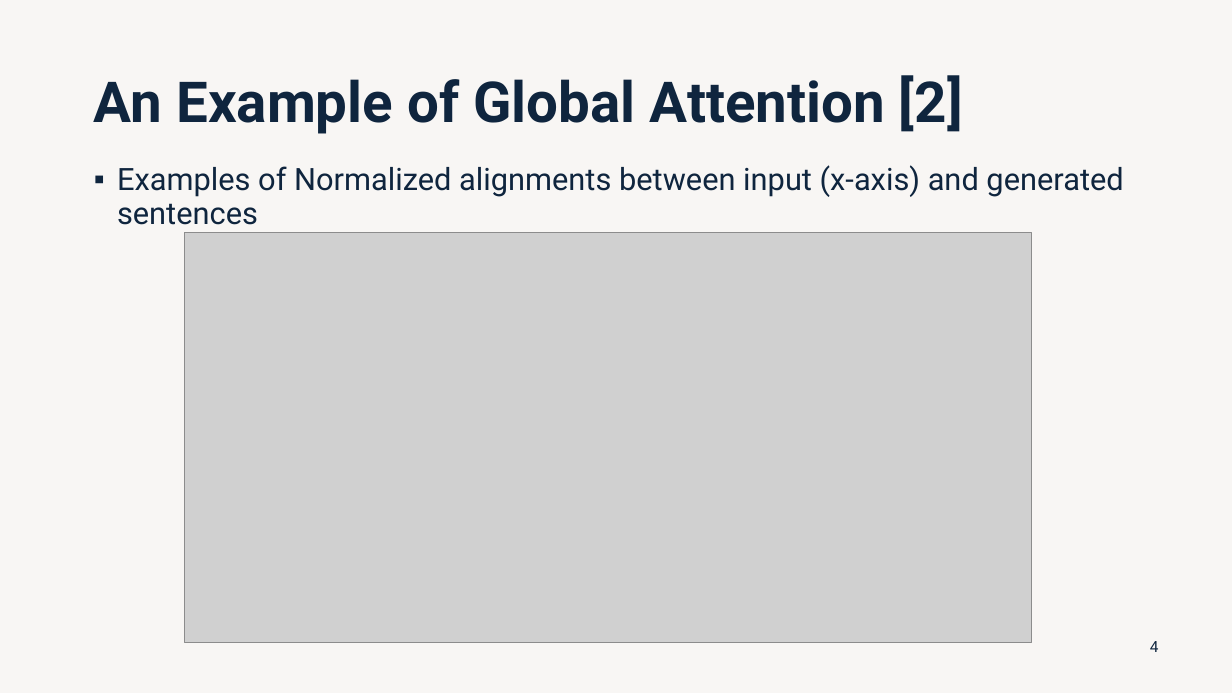
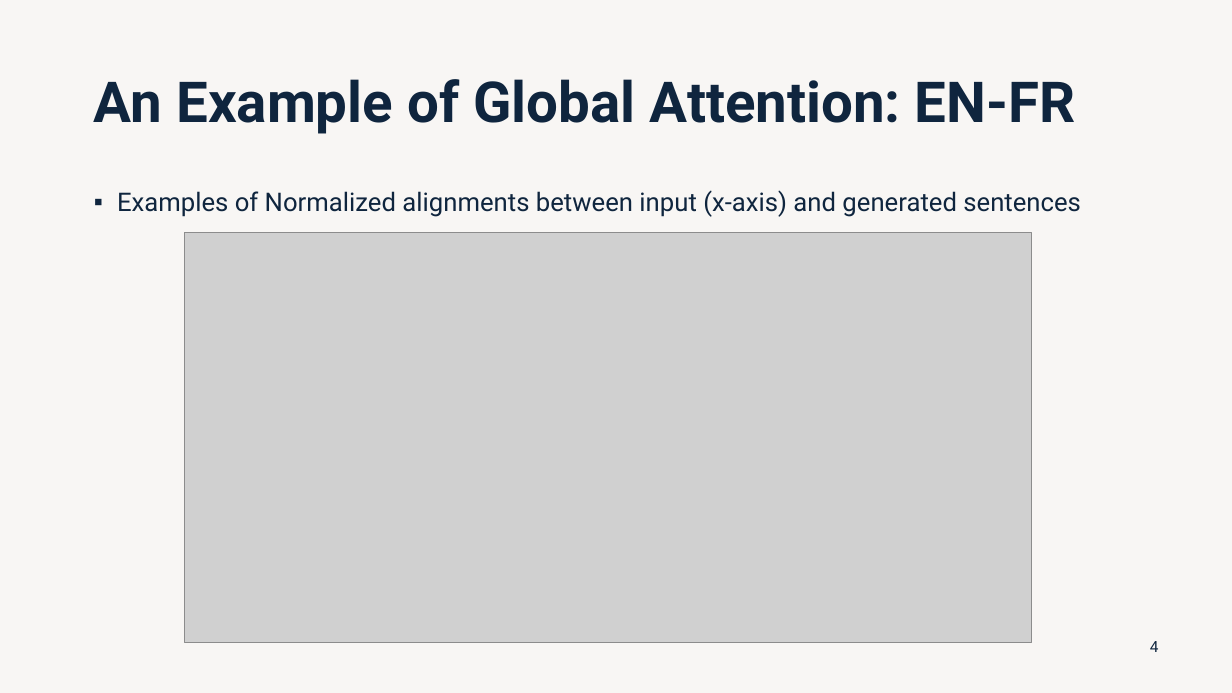
Before and after one commit to lobaton/Deep-Learning-with-Python, a slide deck: slide 4 of Slides/08 - Transformers.pptx. Drawn at 1232x693 pixels with LibreOffice and Linux fonts; fonts in the diff are those of the drawing; grey boxes stand for pictures. Boxes give left, top, right and bottom in pixels: in the first picture for what was removed or moved away, otherwise in the second. Text is boxed around its words. In the diff, an @@ line names an element or a change of style, - is before the commit and + after.

```diff
--- a/Slides/08 - Transformers.pptx
+++ b/Slides/08 - Transformers.pptx
@@ title at (94, 79, 1075, 134): text changed @@
-An Example of Global Attention [2]
+An Example of Global Attention: EN-FR
@@ text "Examples of Normalized alignments between ...": place and size @@
-text "Examples of Normalized alignments between ..." at (117, 165, 1123, 225)
+text "Examples of Normalized alignments between ..." at (117, 190, 1081, 217)
@@ text "Examples of Normalized alignments between ..." at (117, 190, 1081, 217): size 24 to 20 pt @@
```
Also in this commit, not shown: 5 other slides changed, 3 slides added, 6 other files.
